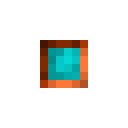
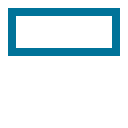
The second 128px x 128px image is a revision of the first. Changes to its layers:
hid "connection_fluid_hot" over box(40, 40, 88, 88)
added layer "tank_full" above "tank_side_end" over box(8, 8, 120, 56)
